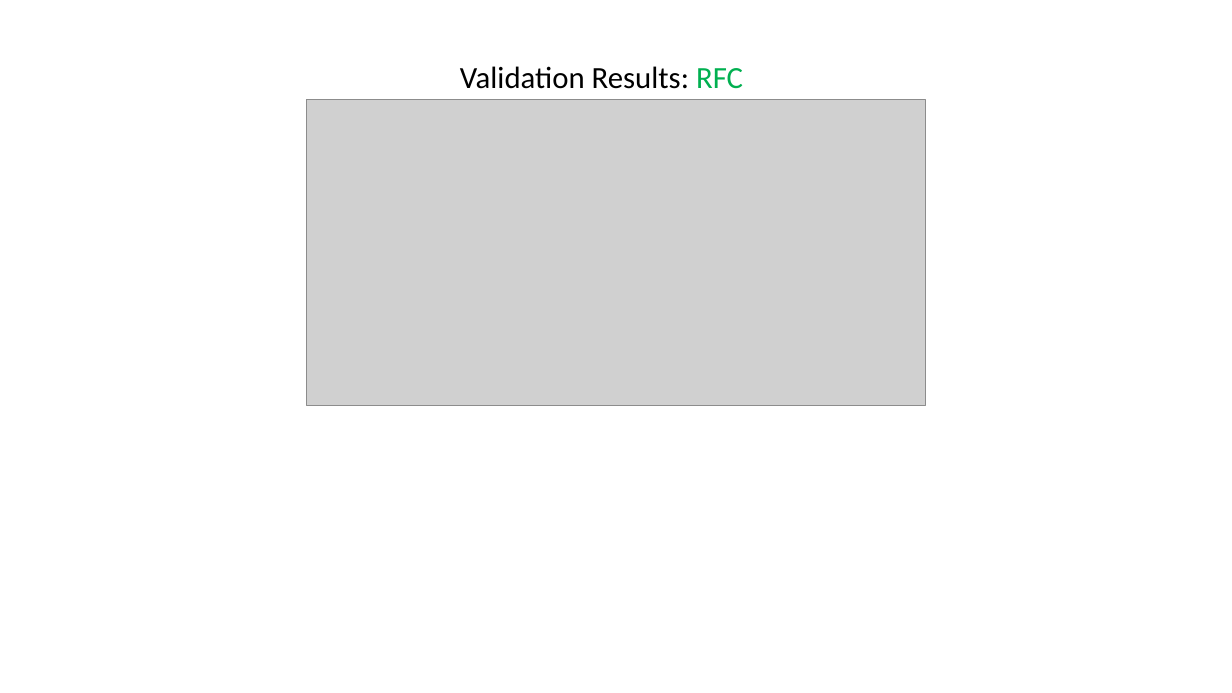
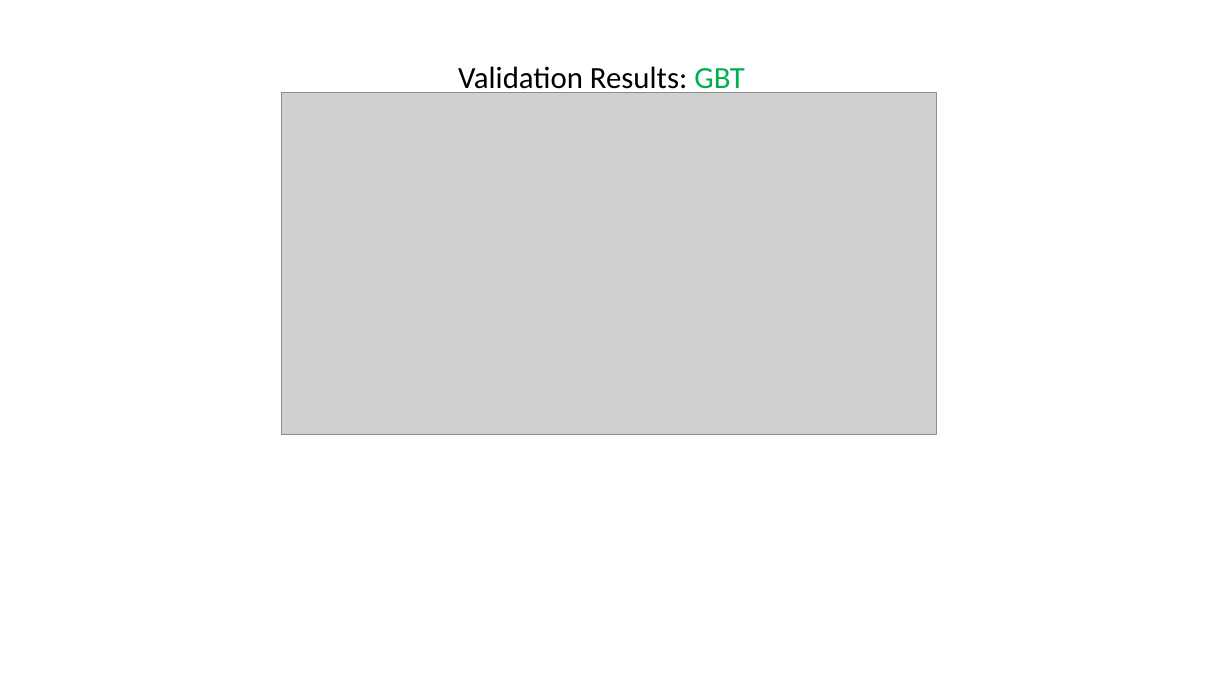
Before and after one commit to dangoML/Project-Portfolio, a slide deck: slide 21 of KKBox Part 1 - Customer Churn Prediction/Legacy Documents/Visual Assests.pptx. Drawn at 1232x693 pixels with LibreOffice and Linux fonts; fonts in the diff are those of the drawing; grey boxes stand for pictures. Boxes give left, top, right and bottom in pixels: in the first picture for what was removed or moved away, otherwise in the second. Text is boxed around its words. In the diff, an @@ line names an element or a change of style, - is before the commit and + after.

```diff
--- a/KKBox Part 1 - Customer Churn Prediction/Legacy Documents/Visual Assests.pptx
+++ b/KKBox Part 1 - Customer Churn Prediction/Legacy Documents/Visual Assests.pptx
@@ text at box(458, 66, 744, 96): text changed @@
-Validation Results: RFC
+Validation Results: GBT
@@ picture: place and size @@
-picture at box(307, 100, 925, 406)
+picture at box(281, 92, 937, 434)
```
Also in this commit, not shown: 2 other slides changed, 8 other files.
